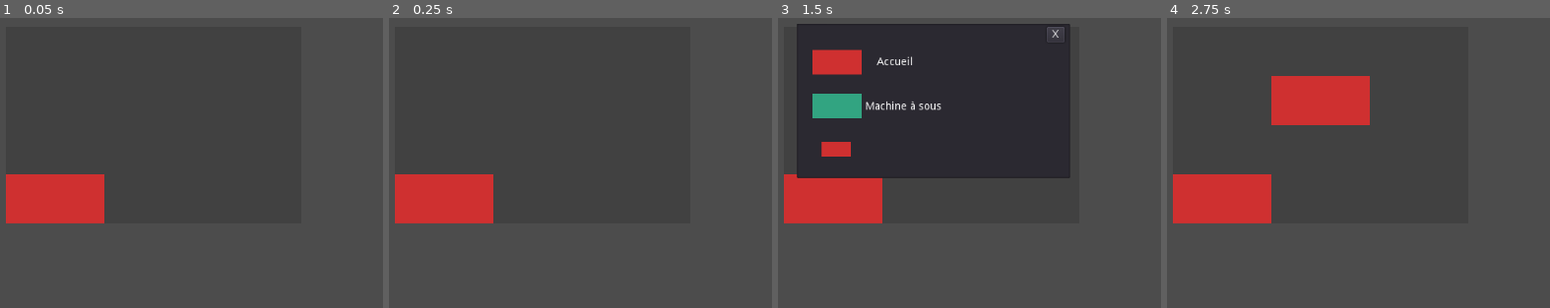
Above: before the commit, frames 1-4 (left to right).
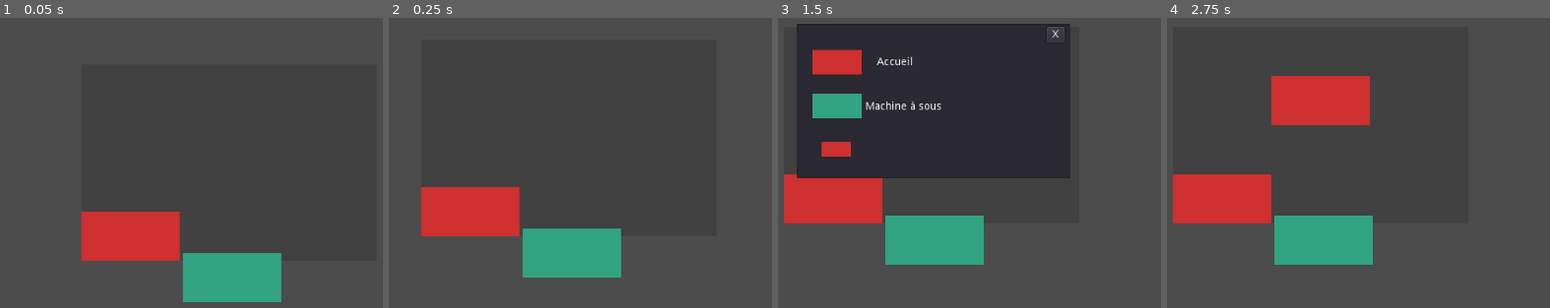
Above: after the commit, the same moments.

Repository: GeoffroyMuller/casino-manager
Game: Godot game, scene res://Scene/Main.tscn
Same seed, same stepped clock (60 frames per second), same inputs: the game is played once before the commit and once after it.
Inputs (mouse positions are in pixels of both pictures, inside the frame that each line leads up to):
- Up to frame 1 (0.05 s): no input
- Up to frame 2 (0.25 s): no input
- Up to frame 3 (1.5 s): click (942, 244) at 0.52 s; tap Enter at 1.25 s; move the mouse to (912, 116) at 1.27 s; click (912, 116) at 1.42 s
- Up to frame 4 (2.75 s): click (1224, 61) at 2 s

The runs differ from the first frame. In frame 1, 13% of the frame differs, in the area x 1-74%, y 53-98%; in frame 2, 8.4%; in frame 3, 4.4%; in frame 4, 4.4%.

Commit message:
save added

Diff:
--- a/Scene/Main.tscn
+++ b/Scene/Main.tscn
@@ -1,41 +1,39 @@
-[gd_scene load_steps=8 format=2]
+[gd_scene load_steps=10 format=2]
 
 [ext_resource path="res://Scene/Script/Grid_casino.gd" type="Script" id=1]
-[ext_resource path="res://Scene/Script/lostClick.gd" type="Script" id=2]
-[ext_resource path="res://Scene/Script/allRoom.gd" type="Script" id=3]
-[ext_resource path="res://Scene/Script/Camera2D.gd" type="Script" id=4]
-[ext_resource path="res://Scene/room_menu.tscn" type="PackedScene" id=5]
+[ext_resource path="res://Scene/Script/allRoom.gd" type="Script" id=2]
+[ext_resource path="res://Scene/Script/Camera2D.gd" type="Script" id=3]
+[ext_resource path="res://Scene/room_menu.tscn" type="PackedScene" id=4]
+[ext_resource path="res://Sprite/New Piskel(1).png" type="Texture" id=5]
+[ext_resource path="res://Scene/Script/SaveButton.gd" type="Script" id=6]
+[ext_resource path="res://Scene/Script/lostClick.gd" type="Script" id=7]
+
+[sub_resource type="RectangleShape2D" id=2]
+extents = Vector2( 405.248, 22 )
 
 [sub_resource type="RectangleShape2D" id=1]
 extents = Vector2( 1280.73, 922.542 )
-
-[sub_resource type="RectangleShape2D" id=2]
-extents = Vector2( 536, 22 )
 
 [node name="Grid_casino" type="Node2D"]
 position = Vector2( 64, 32 )
 script = ExtResource( 1 )
 
-[node name="lostClick" type="Area2D" parent="."]
-script = ExtResource( 2 )
-
-[node name="CollisionShape2D" type="CollisionShape2D" parent="lostClick"]
-position = Vector2( 98.9079, 83.4535 )
-shape = SubResource( 1 )
-
 [node name="allRoom" type="Node2D" parent="."]
 position = Vector2( -1.22775, 1.52588e-05 )
-script = ExtResource( 3 )
+script = ExtResource( 2 )
 __meta__ = {
 "_edit_lock_": true
 }
+
+[node name="Rooms" type="Node2D" parent="allRoom"]
 
 [node name="Camera2D" type="Camera2D" parent="allRoom"]
 position = Vector2( 1.22775, -1.52588e-05 )
 current = true
 drag_margin_h_enabled = false
 drag_margin_v_enabled = false
-script = ExtResource( 4 )
+smoothing_enabled = true
+script = ExtResource( 3 )
 
 [node name="cameraUp" type="Area2D" parent="allRoom/Camera2D"]
 position = Vector2( 0, -300 )
@@ -44,22 +42,41 @@
 shape = SubResource( 2 )
 
 [node name="TimerCameraUp" type="Timer" parent="allRoom/Camera2D/cameraUp"]
-wait_time = 0.1
+wait_time = 0.01
 
 [node name="cameraDown" type="Area2D" parent="allRoom/Camera2D"]
 position = Vector2( 0, 300 )
 
 [node name="TimerCameraDown" type="Timer" parent="allRoom/Camera2D/cameraDown"]
-wait_time = 0.1
+wait_time = 0.01
 
 [node name="CollisionShape2D" type="CollisionShape2D" parent="allRoom/Camera2D/cameraDown"]
 shape = SubResource( 2 )
 
-[node name="RoomsMenu" parent="allRoom/Camera2D" instance=ExtResource( 5 )]
+[node name="RoomsMenu" parent="allRoom/Camera2D" instance=ExtResource( 4 )]
 visible = false
 position = Vector2( -175, -100 )
 z_index = 3
-[connection signal="exit_all" from="lostClick" to="." method="_on_lostClick_exit_all"]
+
+[node name="SaveButton" type="TextureButton" parent="allRoom/Camera2D"]
+anchor_left = 0.5
+anchor_top = 1.0
+anchor_right = 0.5
+anchor_bottom = 1.0
+margin_left = -60.0
+margin_top = 150.0
+margin_right = 68.0
+margin_bottom = 214.0
+texture_normal = ExtResource( 5 )
+script = ExtResource( 6 )
+
+[node name="lostClick" type="Area2D" parent="."]
+script = ExtResource( 7 )
+
+[node name="CollisionShape2D" type="CollisionShape2D" parent="lostClick"]
+position = Vector2( 98.9079, 83.4535 )
+shape = SubResource( 1 )
+
 [connection signal="mouse_entered" from="allRoom/Camera2D/cameraUp" to="allRoom/Camera2D" method="_on_cameraUp_mouse_entered"]
 [connection signal="mouse_exited" from="allRoom/Camera2D/cameraUp" to="allRoom/Camera2D" method="_on_cameraUp_mouse_exited"]
 [connection signal="timeout" from="allRoom/Camera2D/cameraUp/TimerCameraUp" to="allRoom/Camera2D" method="_on_TimerCameraUp_timeout"]
@@ -67,3 +84,5 @@
 [connection signal="mouse_exited" from="allRoom/Camera2D/cameraDown" to="allRoom/Camera2D" method="_on_cameraDown_mouse_exited"]
 [connection signal="timeout" from="allRoom/Camera2D/cameraDown/TimerCameraDown" to="allRoom/Camera2D" method="_on_TimerCameraDown_timeout"]
 [connection signal="room_selected" from="allRoom/Camera2D/RoomsMenu" to="." method="onObjectSelected"]
+[connection signal="pressed" from="allRoom/Camera2D/SaveButton" to="allRoom/Camera2D/SaveButton" method="_on_TextureButton_pressed"]
+[connection signal="exit_all" from="lostClick" to="." method="_on_lostClick_exit_all"]
--- a/Scene/Script/Camera2D.gd
+++ b/Scene/Script/Camera2D.gd
@@ -18,7 +18,7 @@
 
 
 func _on_TimerCameraUp_timeout():
-	self.position = self.position - Vector2(0, 10)
+	self.move_local_y(-2)
 	pass # Replace with function body.
 
 
@@ -29,7 +29,7 @@
 
 
 func _on_TimerCameraDown_timeout():
-	self.position = self.position + Vector2(0, 10)
+	self.move_local_y(2)
 	pass # Replace with function body.
 
 
--- a/Scene/Script/Grid_casino.gd
+++ b/Scene/Script/Grid_casino.gd
@@ -17,6 +17,7 @@
 func _ready():
 	initialize_empty_grid()
 	$allRoom/Camera2D.position = Vector2(128, 64)
+	load_game()
 	pass
 
 func get_object_at_coordonates(x_coord, y_coord) -> PackedScene :
@@ -38,7 +39,7 @@
 func display_room(i, j):
 	var obj = get_object_at_coordonates(i,j)
 	if (obj != null):
-		$allRoom.add_child(obj)
+		$allRoom/Rooms.add_child(obj)
 		obj.position = Vector2(x[j], y[i])
 
 func initialize_empty_grid():
@@ -117,3 +118,18 @@
 				$allRoom/Camera2D.position = Vector2(128, 64)
 				$allRoom/Camera2D/RoomsMenu.scale = Vector2(1, 1)
 				$allRoom/Camera2D/RoomsMenu.position = $allRoom/Camera2D/RoomsMenu.position * 2
+
+func load_game():
+	var save_game = File.new()
+	if not save_game.file_exists("user://savegame.save"):
+		print("can't find file")
+		return
+
+	save_game.open("user://savegame.save", File.READ)
+	while not save_game.eof_reached():
+		var current_line = parse_json(save_game.get_line())
+		if current_line != null :
+			var new_object = load(current_line["filename"])
+			set_object_at_coordonates(current_line["position_x"], current_line["position_y"], new_object)
+
+	save_game.close()
--- /dev/null
+++ b/Scene/Script/SaveButton.gd
@@ -0,0 +1,26 @@
+extends TextureButton
+
+# Declare member variables here. Examples:
+# var a = 2
+# var b = "text"
+
+# Called when the node enters the scene tree for the first time.
+func _ready():
+	pass # Replace with function body.
+
+# Called every frame. 'delta' is the elapsed time since the previous frame.
+#func _process(delta):
+#	pass
+
+
+func _on_TextureButton_pressed():
+	save_game()
+
+func save_game():
+	var save_game = File.new()
+	save_game.open("user://savegame.save", File.WRITE)
+	var save_nodes = get_tree().get_nodes_in_group("Persist")
+	for i in save_nodes:
+		var node_data = i.call("save");
+		save_game.store_line(to_json(node_data))
+	save_game.close()
--- a/Scene/Script/room_interface.gd
+++ b/Scene/Script/room_interface.gd
@@ -12,6 +12,18 @@
 
 signal clicked(room, id)
 signal facture(gain, cost)
+
+func save() -> JSON:
+	var save_dict = {
+		"filename" : get_filename(),
+		"id": id,
+		"level": level,
+		"position_x": position_x,
+		"position_y": position_y,
+		"cost": cost,
+		"gain": gain
+	}
+	return save_dict
 
 func get_id() -> int :
 	return id
--- a/Scene/room_interface.tscn
+++ b/Scene/room_interface.tscn
@@ -5,7 +5,9 @@
 [sub_resource type="RectangleShape2D" id=1]
 extents = Vector2( 64.0393, 31.5334 )
 
-[node name="room_interface" type="Area2D"]
+[node name="room_interface" type="Area2D" groups=[
+"Persist",
+]]
 script = ExtResource( 1 )
 
 [node name="CollisionShape2D" type="CollisionShape2D" parent="."]
@@ -15,4 +17,5 @@
 }
 
 [node name="Timer" type="Timer" parent="."]
+
 [connection signal="timeout" from="Timer" to="." method="_on_Timer_timeout"]
